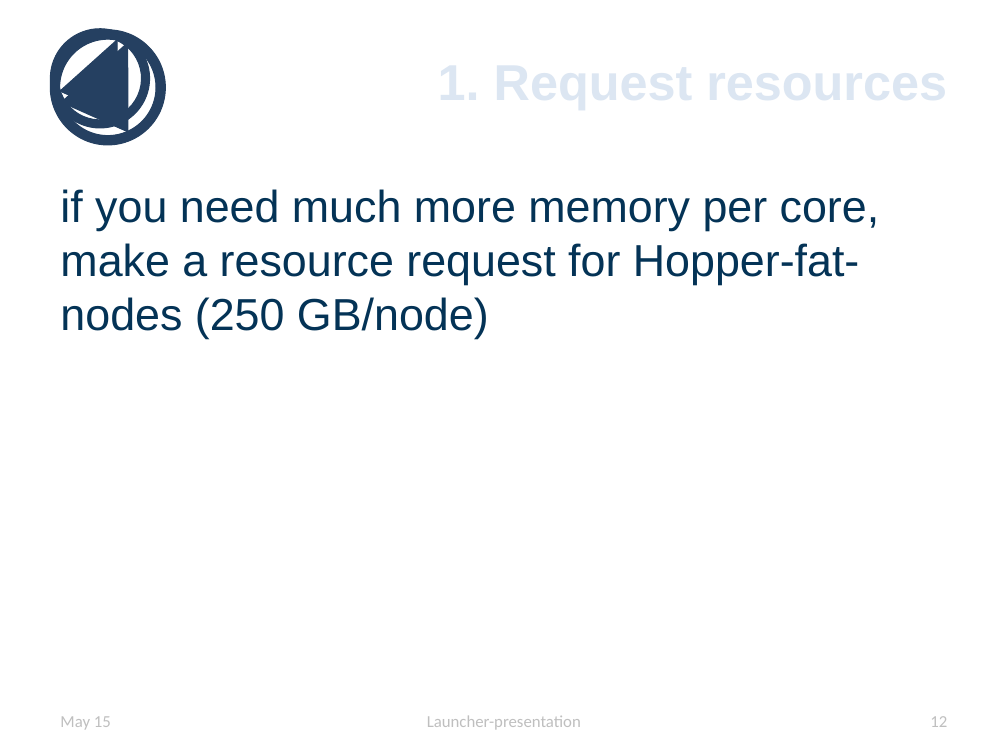
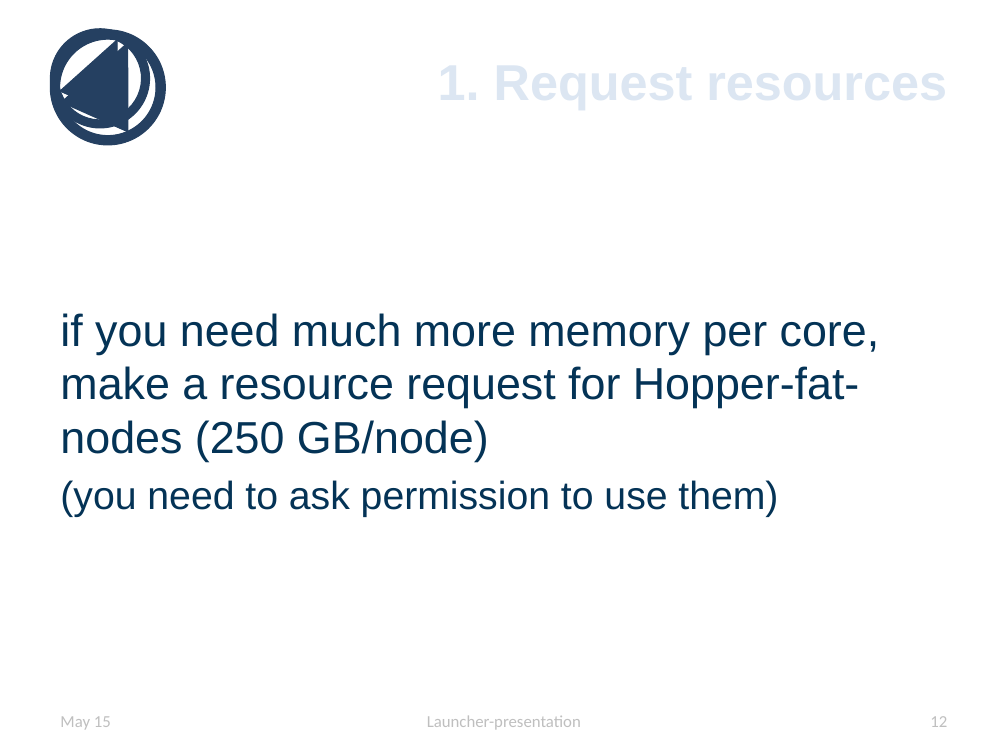
Before and after one commit to hpcuantwerpen/Launcher, a slide deck: slide 13 of Launcher-presentation.pptx. Drawn at 1008x756 pixels with LibreOffice and Linux fonts; fonts in the diff are those of the drawing; background and template pictures are left out. Boxes give left, top, right and bottom in pixels: in the first picture for what was removed or moved away, otherwise in the second. Text is boxed around its words. In the diff, an @@ line names an element or a change of style, - is before the commit and + after.

```diff
--- a/Launcher-presentation.pptx
+++ b/Launcher-presentation.pptx
@@ text "if you need much more ..." at [60,313,880,517]: vertical alignment top to middle @@
@@ text at [60,480,778,517]: paragraph added @@
+(you need to ask permission to use them)
```
Also in this commit, not shown: 4 other slides changed, 1 slide added, 7 other files.
